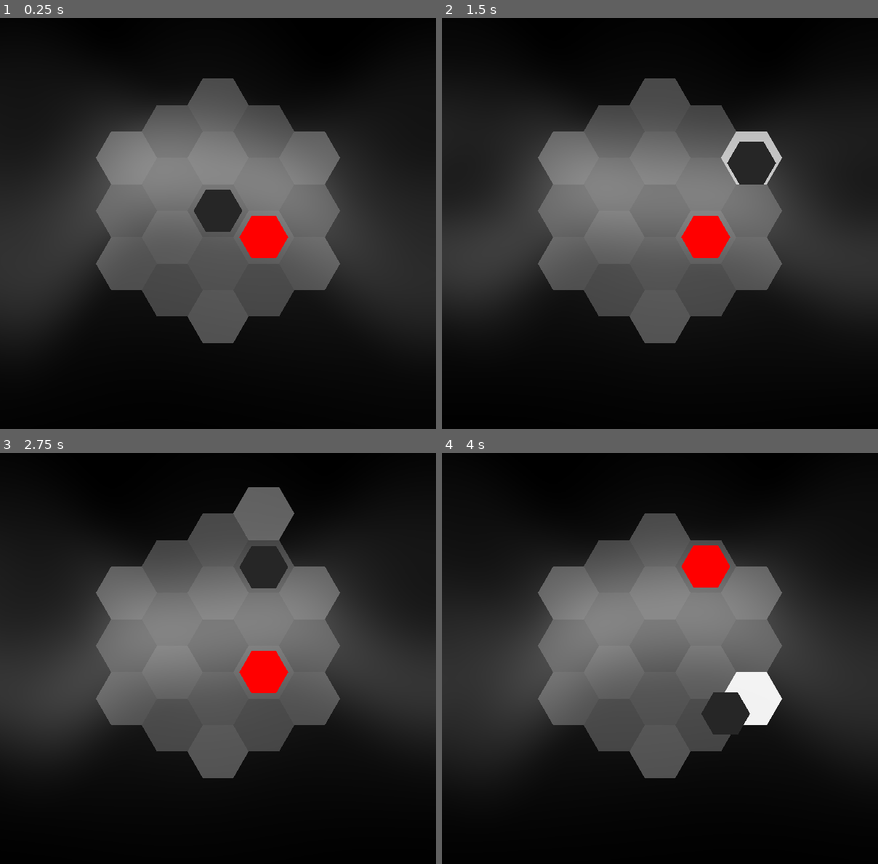
Above: before the commit, frames 1-4 (two rows, left to right).
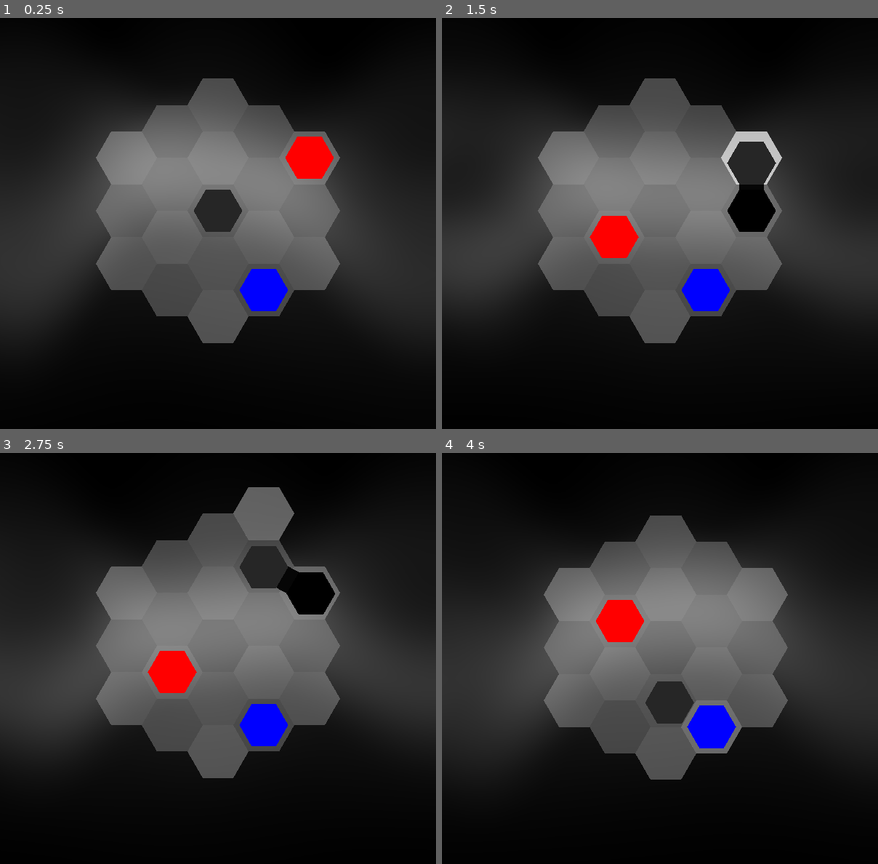
Above: after the commit, the same moments.

Repository: redpebble/sneksagon
Game: Godot game, scene res://scenes/map.tscn
Same seed, same stepped clock (60 frames per second), same inputs: the game is played once before the commit and once after it. Sound files missing from this copy of the repository are replaced by a short silence.
Inputs (mouse positions are in pixels of both pictures, inside the frame that each line leads up to):
- Up to frame 1 (0.25 s): no input
- Up to frame 2 (1.5 s): tap Enter at 0.5 s; move the mouse to (755, 190) at 0.52 s; press the mouse at (755, 190) at 0.53 s; hold D (down_right) 0.53-1.28 s; move the mouse to (572, 231) at 1.27 s; release the mouse at (572, 231) at 1.28 s; hold S (down) from 1.28 s (still down); click (572, 231) at 1.35 s
- Up to frame 3 (2.75 s): move the mouse to (261, 551) at 2.02 s; release S (down) at 2.03 s; press the mouse at (261, 551) at 2.03 s; hold D (down_right) from 2.03 s (still down)
- Up to frame 4 (4 s): move the mouse to (638, 732) at 2.77 s; release D (down_right) at 2.78 s; release the mouse at (638, 732) at 2.78 s; hold W (up) 2.78-3.53 s; click (638, 732) at 2.85 s; move the mouse to (790, 711) at 3.52 s; press the mouse at (790, 711) at 3.53 s; hold A (down_left) from 3.53 s (still down)

The runs differ from the first frame. In frame 1, 2.6% of the frame differs, in the area x 54-77%, y 28-72%; in frame 2, 3.5%; in frame 3, 3.6%; in frame 4, 7.1%, in the area x 22-80%, y 14-80%.

Commit message:
Collision logic rework (not very elegant...)
Built to handle collision into non-deadly objects.

Diff:
--- /dev/null
+++ b/scenes/hex/block_hex.gd
@@ -0,0 +1,2 @@
+class_name BlockHex
+extends ObjectHex
--- a/scenes/singleton/game_manager.gd
+++ b/scenes/singleton/game_manager.gd
@@ -11,6 +11,7 @@
 func reset_level():
 	MapManager.clear()
 	await create_snake(Vector2.ZERO)
+	MapManager.spawn_block(Vector2(1,1))
 	MapManager.spawn_apple()
 
 func create_snake(init_coords : Vector2):
--- a/scenes/singleton/map_manager.gd
+++ b/scenes/singleton/map_manager.gd
@@ -15,6 +15,7 @@
 var hex_scale: int = 60 : set = set_hex_scale
 
 var apple_scene = preload("res://scenes/hex/apple_hex.tscn")
+var block_scene = preload("res://scenes/hex/block_hex.tscn")
 
 var directions := {
 	"up"         = Vector2.UP,
@@ -125,6 +126,9 @@
 	else:
 		return null
 
+func is_empty_cell(coords : Vector2) -> bool:
+	return entities.get(coords) == null
+
 func spawn_apple() -> void:
 	var empty_cell = get_random_empty_cell()
 	if empty_cell != null:
@@ -134,6 +138,11 @@
 	else:
 		push_warning("No empty cells. Apple not spawned.")
 
+func spawn_block(at_coords : Vector2) -> void:
+	if not is_empty_cell(at_coords):
+		return
+	create_hex(block_scene.instantiate(), at_coords, Color.BLUE)
+
 func _on_apple_just_collected() -> void:
 	spawn_apple()
 
--- a/scenes/snake.gd
+++ b/scenes/snake.gd
@@ -58,17 +58,21 @@
 func move() -> void:
 	if is_moving():
 		return
+
 	var to_coords = MapManager.get_adjacent_hex_coords(head.grid_coords, move_vector)
-	var alive = handle_collisions(to_coords)
-	if alive:
+	var collision_flags = handle_collisions(to_coords)
+
+	# BUMP
+	if collision_flags[1] == true:
+		collide(to_coords, move_interval, collision_flags[0])
+	# NORMAL MOVEMENT
+	else:
 		move_sfx.play_random()
 		var move_tween = head.move(to_coords, move_interval)
 		if move_tween:
 			await move_tween.finished
 		if automatic_movement:
 			move_timer.start(move_interval)
-	else:
-		collide(to_coords, move_interval)
 
 # Checks if the coordinates make sense to move to
 func is_valid_coords(to_coords: Vector2) -> bool:
@@ -119,25 +123,37 @@
 	else:
 		return false
 
-func handle_collisions(to_coords : Vector2) -> bool:
-	var alive := true
+## Returns and array of flags for the collision:
+## [dead, bump]
+func handle_collisions(to_coords : Vector2) -> Array:
+	var dead := false
+	var bump := false
 	var entities_at_coords = MapManager.entities.get(to_coords)
 	var map_has_coords = MapManager.valid_coords.has(to_coords)
 
 	if not map_has_coords:
-		alive = false
+		dead = true
+		bump = true
 	elif entities_at_coords:
 		for e in entities_at_coords:
-			if e is SnakeHex && e != get_tail() and get_length() > 2:
-				alive = false
-			if e is AppleHex and not e.collected:
+			var is_body_part = e is SnakeHex && e != get_tail() and get_length() > 2
+			var is_collectable = e is AppleHex and not e.collected
+
+			if is_body_part:
+				dead = true
+
+			if is_collectable:
 				extend()
 				e.eat()
-	return alive
+			else:
+				bump = true
 
-func collide(collision_coords : Vector2, duration : float):
+	return [dead, bump]
+
+func collide(collision_coords : Vector2, duration : float, dead : bool):
+	if dead:
+		get_tail().move_finished.connect(die)
 	var bump_distance = MapManager.get_hex_width() * 0.3
-	get_tail().move_finished.connect(die)
 	head.chain_bump(collision_coords, bump_distance, duration * 0.8)
 	collide_sfx.play_random()
 	collided.emit()
Not shown, added: scenes/hex/block_hex.gd.uid
